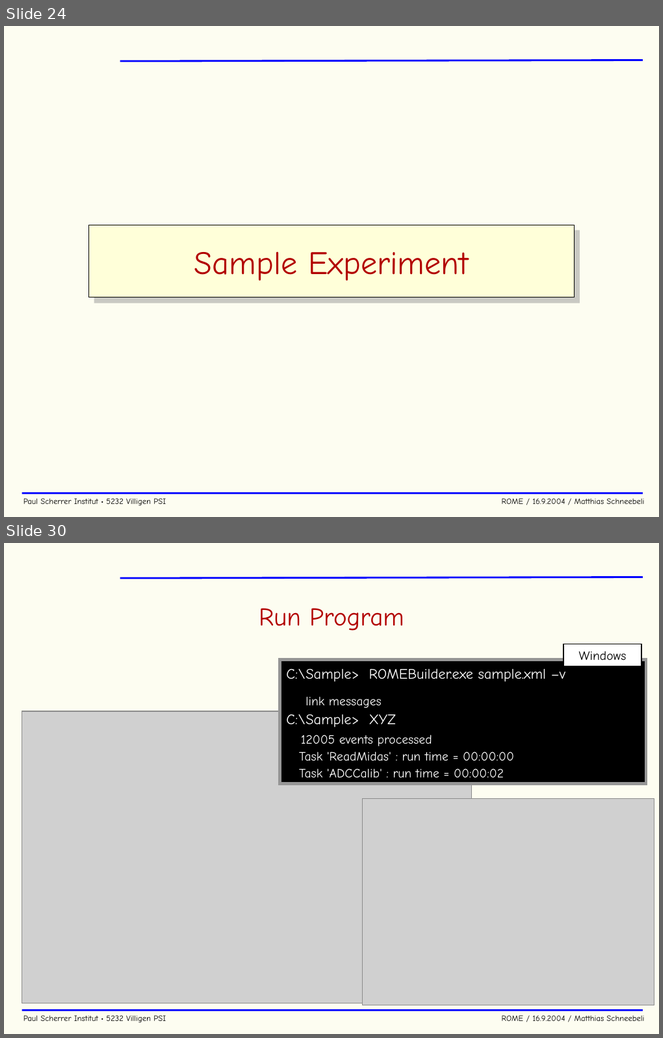
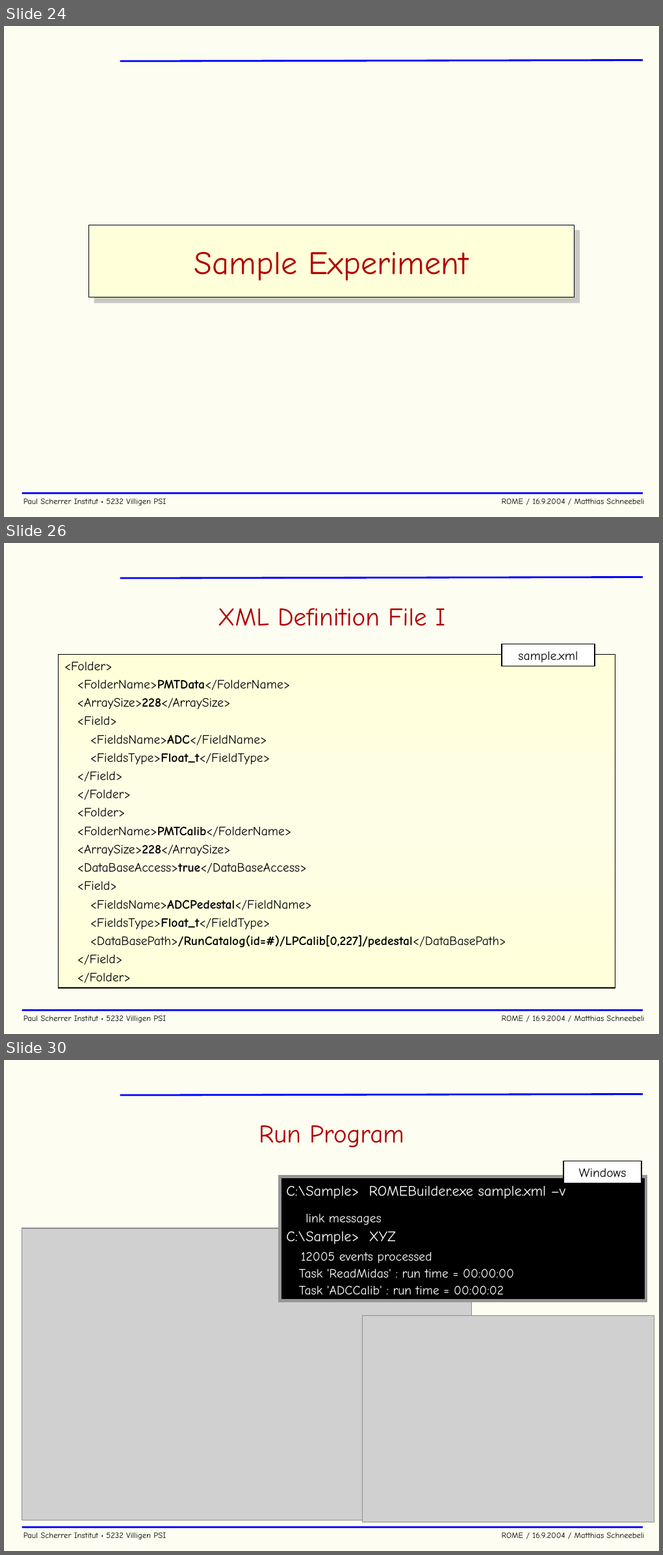
Before and after one commit to cjpl/rome, a slide deck: documentation/ROME.ppt. Shown one above the other, each under a label of ours: slides 24 and 30 before the commit, slides 24, 26 and 30 after it; the slides between them are not shown. The pictures are 663x1038 and 663x1555 pixels, drawn with LibreOffice and Linux fonts; fonts in the diff are those of the drawing; grey boxes stand for pictures; background and template pictures are left out. Boxes give left, top, right and bottom in pixels: in the first picture for what was removed or moved away, otherwise in the second. Text is boxed around its words. In the diff, an @@ line names an element or a change of style, - is before the commit and + after.

Commit message:
added stuff for sample

```diff
--- a/documentation/ROME.ppt
+++ b/documentation/ROME.ppt
@@ slide 26 added at <box>4,543,659,1034</box>, background #FDFDF1; not listed: 3 template elements that a slide beside it also shows @@
@@ title added at <box>218,608,445,626</box>, 28 pt, text #B20000 @@
+XML Definition File I
@@ rectangle added at <box>59,654,615,988</box>, fill gradient #FFFFD9 to #FEFEE7, outline #000000 0.99 pt, 14 pt, text #000000 @@
+<Folder>
+  <FolderName>PMTData</FolderName>
+  <ArraySize>228</ArraySize>
+  <Field>
+    <FieldsName>ADC</FieldName>
+    <FieldsType>Float_t</FieldType>
+  </Field>
+</Folder>
+<Folder>
+  <FolderName>PMTCalib</FolderName>
+  <ArraySize>228</ArraySize>
+  <DataBaseAccess>true</DataBaseAccess>
+  <Field>
+    <FieldsName>ADCPedestal</FieldName>
+    <FieldsType>Float_t</FieldType>
+    <DataBasePath>/RunCatalog(id=#)/LPCalib[0,227]/pedestal</DataBasePath>
+  </Field>
+</Folder>
@@ rectangle added at <box>502,644,595,667</box>, fill #FFFFFF, outline #000000 0.99 pt, 14 pt, text #000000 @@
+sample.xml
```
Also in this commit, not shown: 3 slides changed, 1 other slide added, 2 slides removed, 6 other files.
